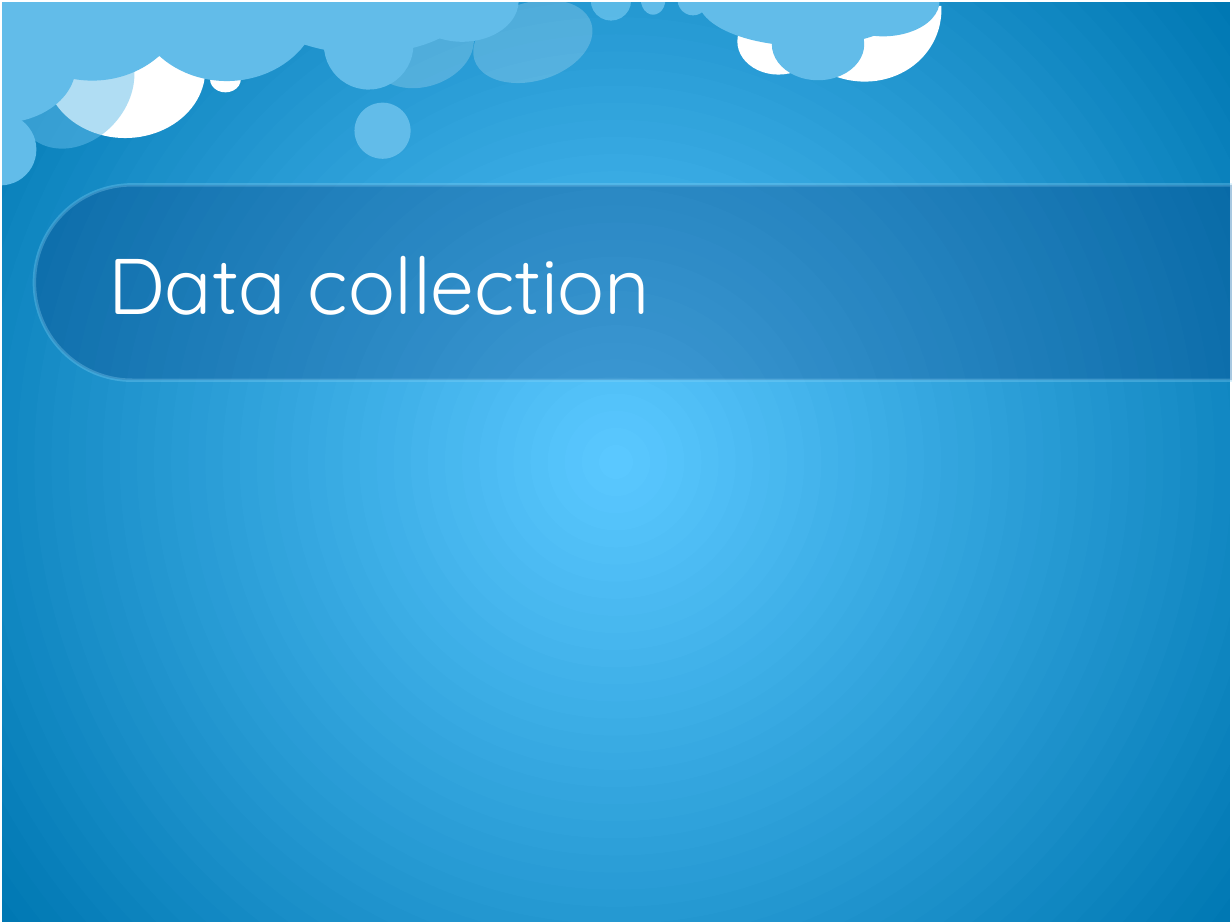
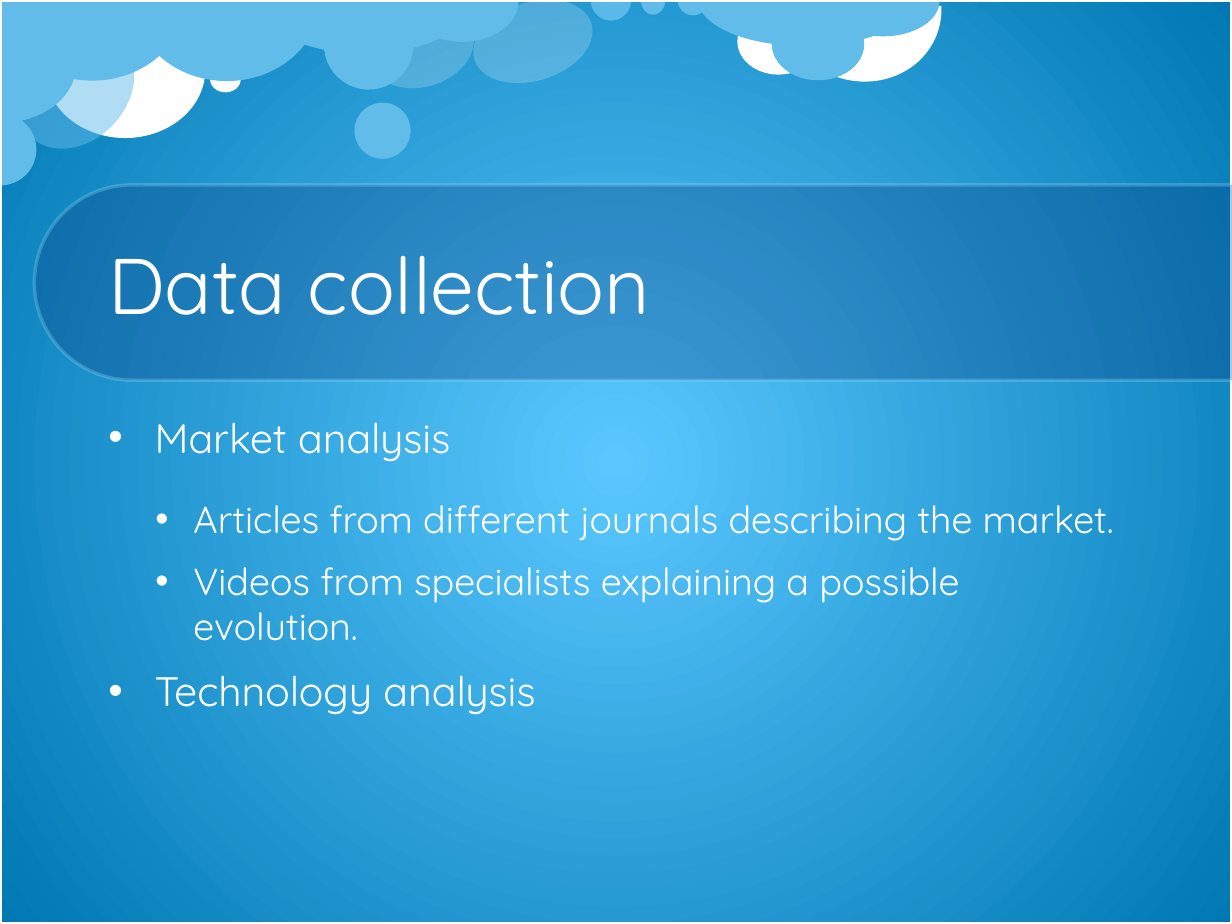
Before and after one commit to Massine/MyChe, a slide deck: slide 3 of Presentations/Presentation4_New_logic_mpdel.pptx. Drawn at 1232x924 pixels with LibreOffice and Linux fonts; fonts in the diff are those of the drawing; background and template pictures are left out. Boxes give left, top, right and bottom in pixels: in the first picture for what was removed or moved away, otherwise in the second. Text is boxed around its words. In the diff, an @@ line names an element or a change of style, - is before the commit and + after.

Commit message:
presentation4

```diff
--- a/Presentations/Presentation4_New_logic_mpdel.pptx
+++ b/Presentations/Presentation4_New_logic_mpdel.pptx
@@ text added at (x1=155, y1=422, x2=1114, y2=715), 22 pt, text #FFFFFF @@
+• Market analysis
+  • Articles from different journals describing the market.
+  • Videos from specialists explaining a possible evolution.
+  • Technology analysis
```
